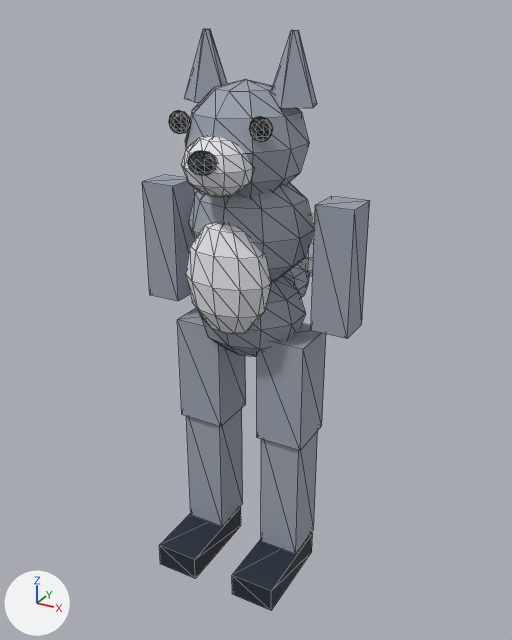
Renders of the glTF model packages/client/public/models/raccoon.glb from each side of a commit.
Both versions are drawn from a 50 mm lens placed at (0.967, -1.724, 1.71), pointed at (-0.039, 0.105, 0.795). The axes (+X, +Y, +Z) are drawn at lower left. The lights are the same throughout. The picture after the commit comes second. Mesh edges are drawn as thin lines. Where no turn or scale is listed for an object, it has been applied to the vertices. Vertices at exactly the same position are counted once.

In view in the first picture: 'raccoon'.
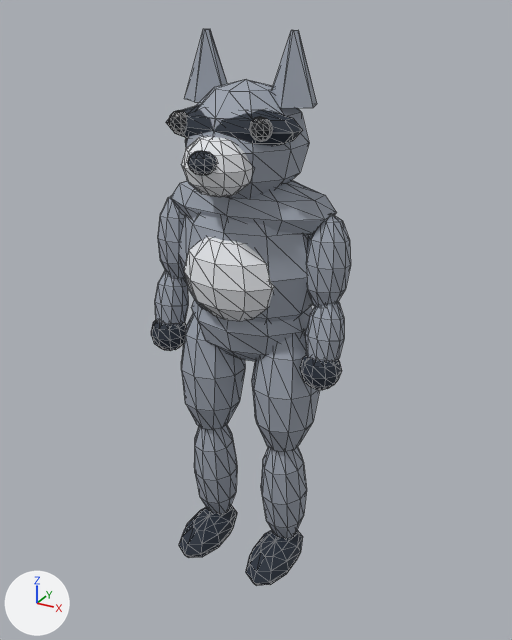
Where the change shows, as pixel boxes (x1, y1, x2, y2) in the pictures (512 x 640 px; the box of a moved part takes in the faces that stretch with it):
'raccoon', reshaped (12% narrower): before (142, 29, 370, 611); after (151, 29, 351, 586)
part 1 of me_sphere, added: after (191, 299, 312, 361)
part 2 of me_sphere, moved or reshaped: before (188, 182, 314, 282); after (179, 215, 313, 322)
part 3 of me_sphere, added: after (170, 180, 336, 235)
part 4 of me_sphere, moved or reshaped: before (200, 275, 306, 356); after (181, 313, 245, 430)
part 5 of me_sphere, moved or reshaped: before (186, 224, 271, 334); after (194, 424, 237, 514)
part 6 of me_sphere, added: after (158, 196, 185, 279)
part 7 of me_sphere, added: after (155, 271, 188, 325)
part 8 of me_sphere, added: after (252, 331, 320, 452)
part 9 of me_sphere, added: after (261, 447, 307, 538)
part 10 of me_sphere, added: after (306, 213, 351, 308)
part 11 of me_sphere, added: after (305, 302, 344, 362)
part 12 of me_sphere, added: after (184, 237, 274, 321)
part 13 of me_sphere, added: after (166, 105, 303, 146)
part 14 of me_sphere, added: after (179, 505, 237, 558)
part 15 of me_sphere, added: after (151, 320, 186, 351)
part 16 of me_sphere, added: after (246, 530, 303, 586)
part 17 of me_sphere, added: after (300, 355, 342, 390)
part 18 of me_sphere, deleted: before (142, 175, 370, 611)

Patch to the scene script:
```diff
--- a/packages/client/public/models/raccoon.glb.py
+++ b/packages/client/public/models/raccoon.glb.py
@@ me_sphere @@
-me_sphere.from_pydata(...)  # 604 vertices, 1128 faces; spans x -0.34..0.34, y -0.28..0.56, z 0.0..1.66
+me_sphere.from_pydata(...)  # 1268 vertices, 2432 faces; spans x -0.32..0.32, y -0.28..0.56, z 0.0..1.66
+# me_sphere part 1: a new loose piece, a UV sphere (10 segments, 6 rings, poles along z) spanning x -0.19..0.19, y -0.14..0.16, z 0.72..1.0, in mat_raccoon_body (grey #9ca3af)
+# me_sphere part 2: the loose piece of 52 vertices spanning x -0.18..0.18, y -0.16..0.16, z 0.97..1.31 is scaled about its middle by (1.21, -1, -1.41), then moved by (0.0, -0.01, -0.1)
+# me_sphere part 3: a new loose piece, a UV sphere (10 segments, 6 rings, poles along z) spanning x -0.25..0.25, y -0.13..0.13, z 1.11..1.29, in mat_raccoon_body (grey #9ca3af)
+# me_sphere part 4: the loose piece of 52 vertices spanning x -0.16..0.16, y -0.15..0.15, z 0.74..1.02 is multiplied about its middle by the matrix ((0.618, 0.0, 0.0), (0.0, 0.731, 0.129), (0.0, -0.056, 1.671)), then moved by (-0.13, -0.01, -0.21)
+# me_sphere part 5: the loose piece of 52 vertices spanning x -0.12..0.12, y -0.21..-0.05, z 0.85..1.19 is multiplied about its middle by the matrix ((0.577, 0.0, 0.0), (0.0, 0.997, -0.101), (0.0, 0.079, 1.285)), then moved by (-0.13, 0.11, -0.74), in mat_raccoon_body (grey #9ca3af)
+# me_sphere part 6: the loose piece of 52 vertices spanning x -0.18..0.18, y -0.16..0.16, z 0.97..1.31 is copied, and the copy is multiplied about its middle by the matrix ((0.342, 0.0, 0.0), (0.0, 0.405, 0.074), (0.0, -0.037, 0.809)), then moved by (-0.25, -0.01, -0.07); it spans x -0.31..-0.19, y -0.07..0.05, z 0.93..1.21
+# me_sphere part 7: the loose piece of 52 vertices spanning x -0.16..0.16, y -0.15..0.15, z 0.74..1.02 is copied, and the copy is multiplied about its middle by the matrix ((0.324, 0.0, 0.0), (0.0, 0.359, 0.171), (0.0, -0.076, 0.814)), then moved by (-0.26, -0.04, -0.01); it spans x -0.31..-0.21, y -0.1..0.02, z 0.75..0.98
+# me_sphere part 8: the loose piece of 52 vertices spanning x -0.16..0.16, y -0.15..0.15, z 0.74..1.02 is copied, and the copy is multiplied about its middle by the matrix ((0.618, 0.0, 0.0), (0.0, 0.731, 0.129), (0.0, -0.056, 1.671)), then moved by (0.13, -0.01, -0.21); it spans x 0.03..0.23, y -0.12..0.09, z 0.43..0.9
+# me_sphere part 9: the loose piece of 52 vertices spanning x -0.16..0.16, y -0.15..0.15, z 0.74..1.02 is copied, and the copy is multiplied about its middle by the matrix ((0.441, 0.0, 0.0), (0.0, 0.532, -0.123), (0.0, 0.042, 1.561)), then moved by (0.13, -0.02, -0.6); it spans x 0.06..0.2, y -0.09..0.06, z 0.06..0.5
+# me_sphere part 10: the loose piece of 52 vertices spanning x -0.18..0.18, y -0.16..0.16, z 0.97..1.31 is copied, and the copy is multiplied about its middle by the matrix ((0.342, 0.0, 0.0), (0.0, 0.405, 0.074), (0.0, -0.037, 0.809)), then moved by (0.25, -0.01, -0.07); it spans x 0.19..0.31, y -0.07..0.05, z 0.93..1.21
+# me_sphere part 11: the loose piece of 52 vertices spanning x -0.16..0.16, y -0.15..0.15, z 0.74..1.02 is copied, and the copy is multiplied about its middle by the matrix ((0.324, 0.0, 0.0), (0.0, 0.359, 0.171), (0.0, -0.076, 0.814)), then moved by (0.26, -0.04, -0.01); it spans x 0.21..0.31, y -0.1..0.02, z 0.75..0.98
+# me_sphere part 12: the loose piece of 52 vertices spanning x -0.12..0.12, y -0.21..-0.05, z 0.85..1.19 is copied, and the copy is scaled about its middle by (1.15, -1.25, -0.776), then moved by (0.0, 0.02, 0.0); it spans x -0.14..0.14, y -0.2..-0.01, z 0.89..1.15
+# me_sphere part 13: a new loose piece, a UV sphere (10 segments, 6 rings, poles along z) spanning x -0.19..0.19, y -0.19..0.0, z 1.38..1.48, in mat_raccoon_accent (dark blue #1f2937)
+# me_sphere part 14: a new loose piece, a UV sphere (10 segments, 6 rings, poles along z) spanning x -0.2..-0.06, y -0.22..0.08, z 0.0..0.11, in mat_raccoon_accent (dark blue #1f2937)
+# me_sphere part 15: a new loose piece, a UV sphere (10 segments, 6 rings, poles along z) spanning x -0.32..-0.2, y -0.12..0.0, z 0.71..0.83, in mat_raccoon_accent (dark blue #1f2937)
+# me_sphere part 16: a new loose piece, a UV sphere (10 segments, 6 rings, poles along z) spanning x 0.06..0.2, y -0.22..0.08, z 0.0..0.11, in mat_raccoon_accent (dark blue #1f2937)
+# me_sphere part 17: a new loose piece, a UV sphere (10 segments, 6 rings, poles along z) spanning x 0.2..0.32, y -0.12..0.0, z 0.71..0.83, in mat_raccoon_accent (dark blue #1f2937)
+# me_sphere part 18: 8 loose pieces with 64 vertices, spanning x -0.34..0.34, y -0.25..0.08, z 0.0..1.24, are deleted
 me_sphere.materials.append(mat_raccoon_body)
```
